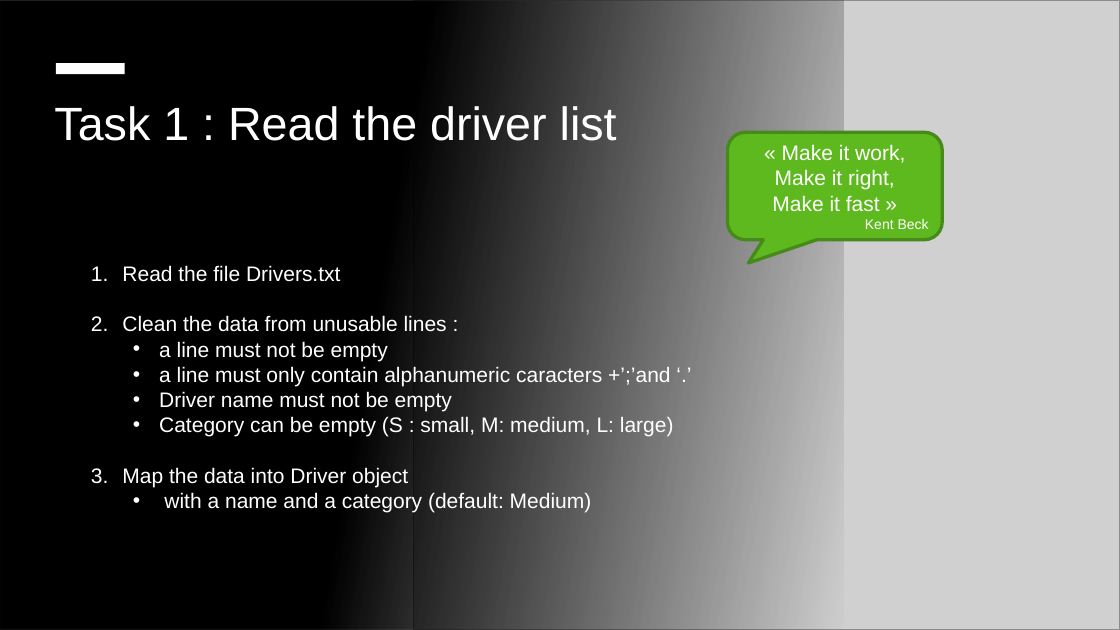
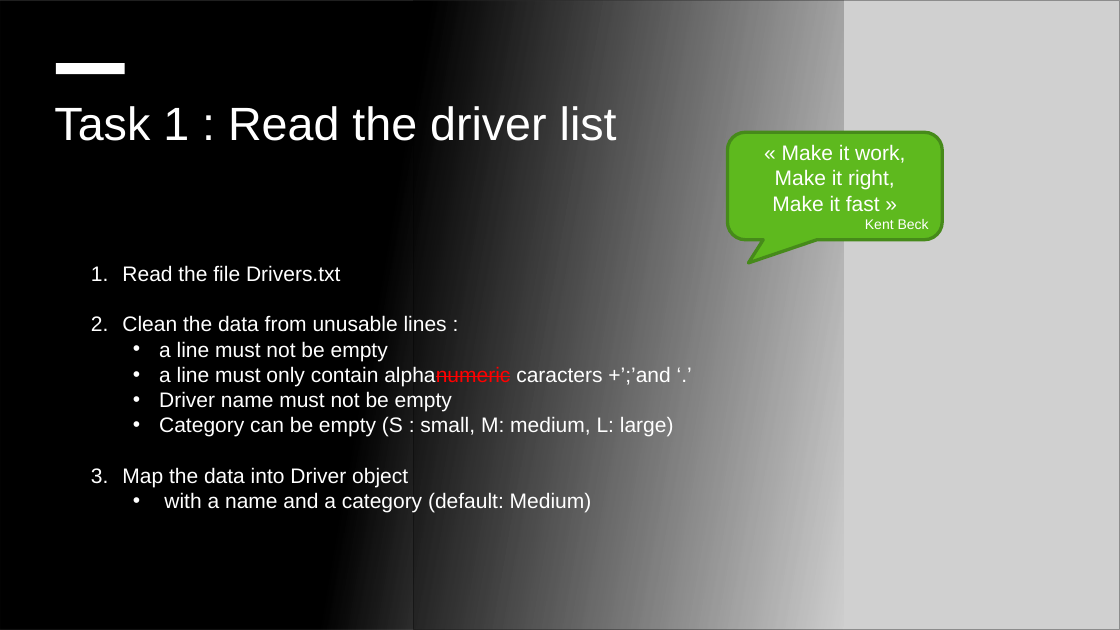
Before and after one commit to willcode4fun/javatraining, a slide deck: slide 2 of docs/Java Training Lab - Advanced.pptx. Drawn at 1120x630 pixels with LibreOffice and Linux fonts; fonts in the diff are those of the drawing; grey boxes stand for pictures; background and template pictures are left out. Boxes give left, top, right and bottom in pixels: in the first picture for what was removed or moved away, otherwise in the second. Text is boxed around its words. In the diff, an @@ line names an element or a change of style, - is before the commit and + after.

```diff
--- a/docs/Java Training Lab - Advanced.pptx
+++ b/docs/Java Training Lab - Advanced.pptx
@@ text at [159, 366, 670, 386]: text colour #FFFFFF to #FF0000, strikethrough on in "alphanumeric" @@
```
Also in this commit, not shown: 1 slide added, 1 other file.
